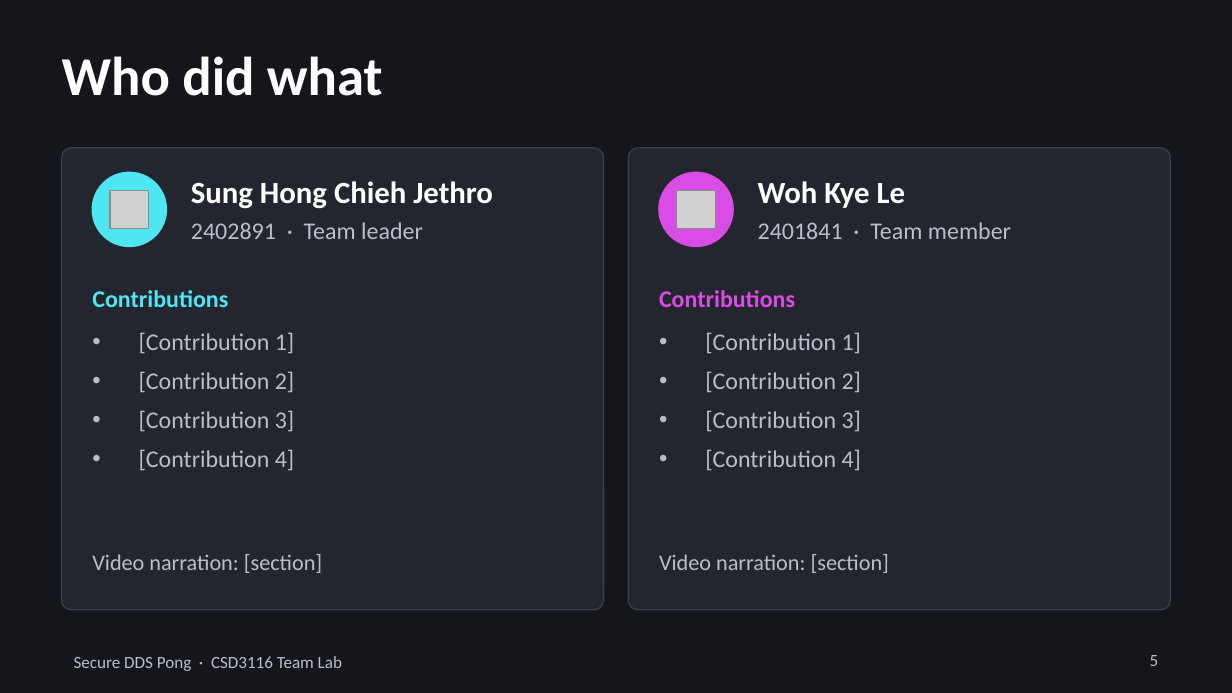
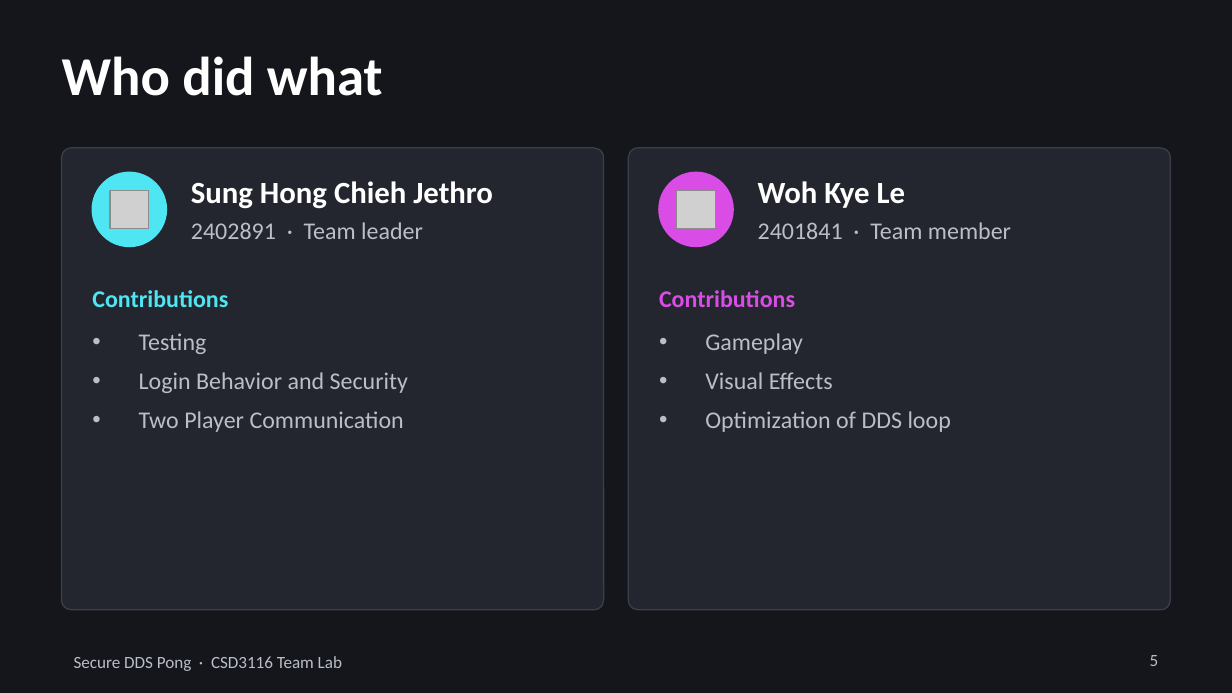
Before and after one commit to Woh-Kye-Le/CSD3116_Team_assignment, a slide deck: slide 5 of Presentation_Slides.pptx. Drawn at 1232x693 pixels with LibreOffice and Linux fonts; fonts in the diff are those of the drawing; grey boxes stand for pictures. Boxes give left, top, right and bottom in pixels: in the first picture for what was removed or moved away, otherwise in the second. Text is boxed around its words. In the diff, an @@ line names an element or a change of style, - is before the commit and + after.

```diff
--- a/Presentation_Slides.pptx
+++ b/Presentation_Slides.pptx
@@ text at bbox=[139, 333, 408, 432]: text changed @@
-• [Contribution 1]
-• [Contribution 2]
-• [Contribution 3]
-• [Contribution 4]
+• Testing
+• Login Behavior and Security
+• Two Player Communication
@@ text at bbox=[705, 333, 951, 432]: text changed @@
-• [Contribution 1]
-• [Contribution 2]
-• [Contribution 3]
-• [Contribution 4]
+• Gameplay
+• Visual Effects
+• Optimization of DDS loop
@@ text removed at bbox=[92, 554, 322, 573] @@
-Video narration: [section]
@@ text removed at bbox=[659, 554, 889, 573] @@
-Video narration: [section]
```
Also in this commit, not shown: 5 other slides changed.
